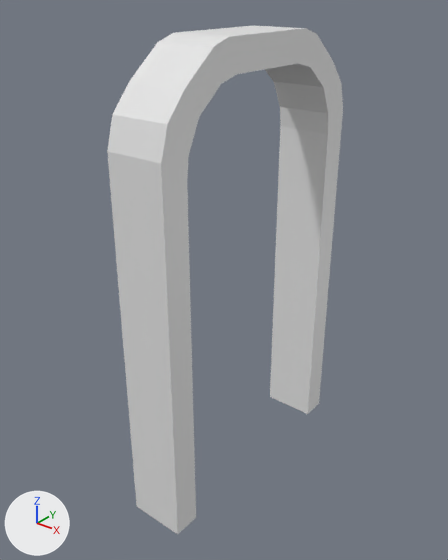
Renders of the FBX model GGJ_2026/Assets/3D Art/Models/F_Doorframe_2.fbx from each side of a commit.
One viewpoint serves both versions: a camera (50 mm lens) standing at (5.63, -7.46, 8.14) and looking at (-0.17, -0.2, 3.64). Every picture has the same lights, and +X, +Y and +Z are marked at lower left. Where no turn or scale is listed for an object, it has been applied to the vertices.

Objects in the first picture: 'F_Doorframe_2'.
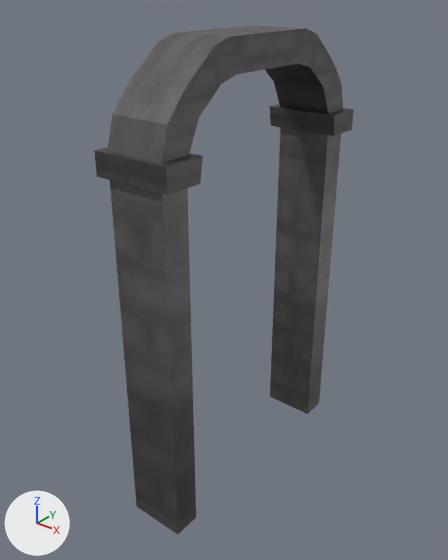
Where the newer file only moved an object's origin or applied its transform, the numbers keep the older frame.

Where the change shows, as pixel boxes [x1, y1, x2, y2] in the pictures (448 x 560 px):
'F_Doorframe_2', reshaped (10% wider): before [107, 26, 343, 534]; after [94, 26, 354, 534]
part 1 of me_cube_062, built on: before [107, 26, 343, 191]; after [94, 26, 354, 195]
part 2 of me_cube_062, recoloured: [107, 33, 343, 534] in both

The edits, one by one:
Picture 'TextureMap_PGJ_1.png' (img_texturemap_pgj_1_png) is new.
Material 'TextureMap_1' (mat_texturemap_1) is new.
Its texture is img_texturemap_pgj_1_png (with its transparency).
me_cube_062 is used by ob_f_doorframe_2; location (0.0, 0.0, 0.0).
me_cube_062 had 56 vertices, 50 faces and spanned x -0.48..0.48, y -2.22..2.22, z 0.0..7.49.
me_cube_062 now has 78 vertices, 72 faces and spans x -0.64..0.64, y -2.3..2.3, z 0.0..7.49.
Part 1, on me_cube_062:
14 faces are deleted.
16 vertices are added at x -0.64..0.64, y -2.3..2.3, z 5.8..7.49.
6 new vertices lie (1.28, 0.0, 0.0) away from vertices in x -0.64, y -2.3..2.3, z 5.81..6.15.
36 new faces join them.
me_cube_062 part 2: 36 faces spanning x -0.48..0.48, y -2.22..2.22, z 0.0..7.49 switch from no material to mat_texturemap_1 (picture img_texturemap_pgj_1_png).
